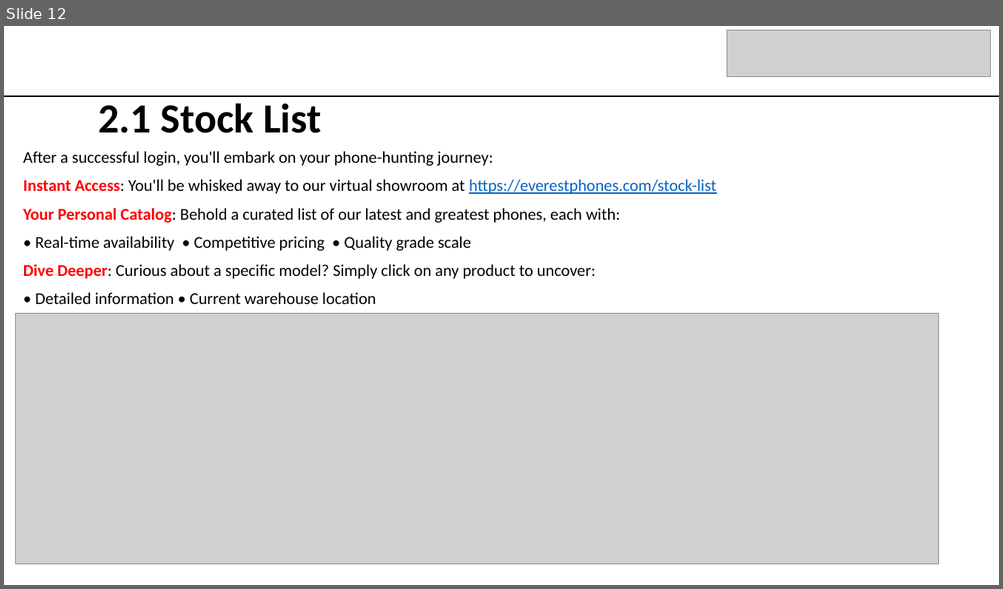
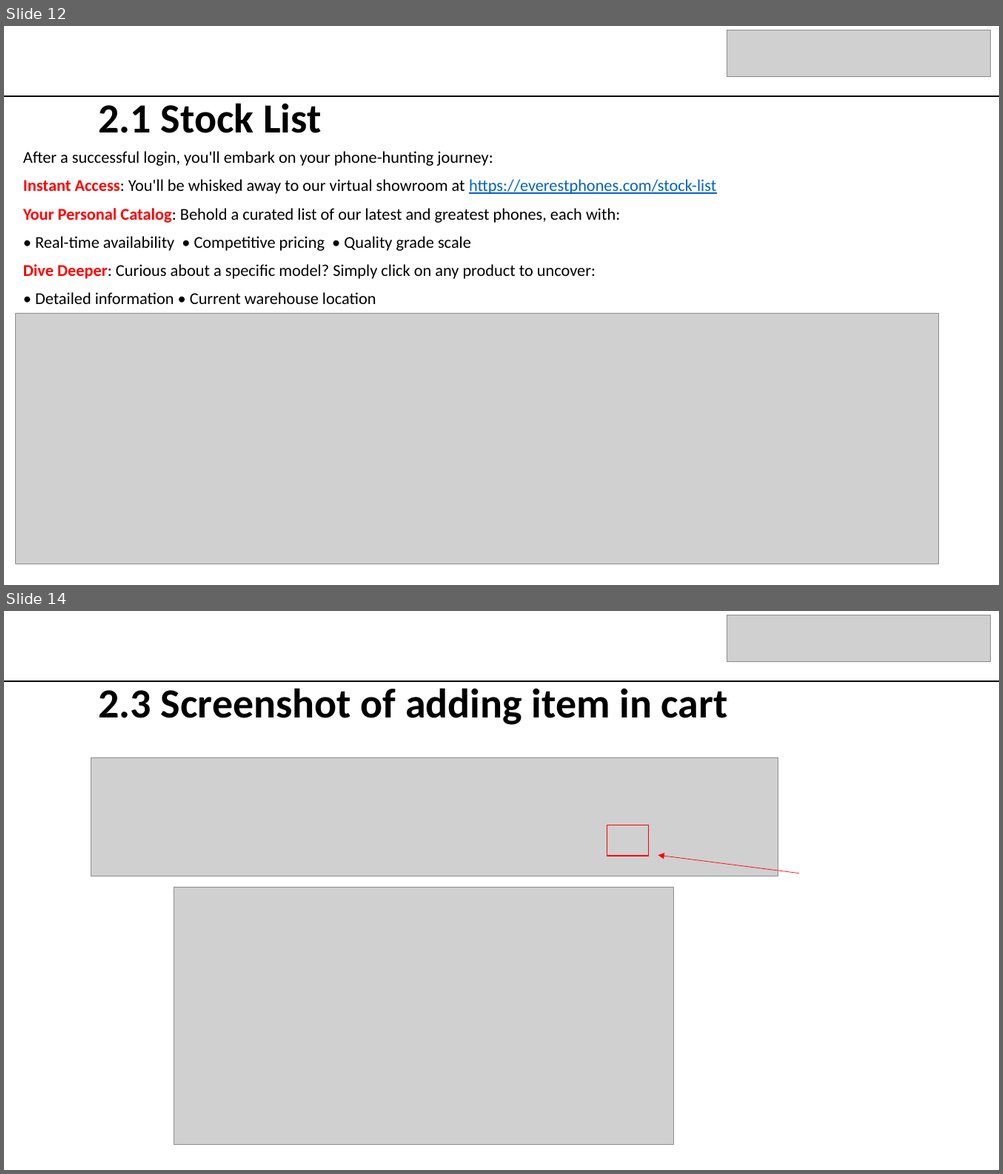
Before and after one commit to bidhan948/Everest-Phones-User-Manual, a slide deck: EVEREST PHONES.pptx. Shown one above the other, each under a label of ours: slide 12 before the commit, slides 12 and 14 after it; the slides between them are not shown. The pictures are 1003x589 and 1003x1174 pixels, drawn with LibreOffice and Linux fonts; fonts in the diff are those of the drawing; grey boxes stand for pictures. Boxes give left, top, right and bottom in pixels: in the first picture for what was removed or moved away, otherwise in the second. Text is boxed around its words. In the diff, an @@ line names an element or a change of style, - is before the commit and + after.

Commit message:
buying Item WIP

```diff
--- a/EVEREST PHONES.pptx
+++ b/EVEREST PHONES.pptx
@@ slide 14 added at <box>4,611,999,1170</box>, background #FFFFFF @@
@@ picture added at <box>727,615,990,663</box> @@
@@ line added from (4, 681) to (999, 681), #000000 1.5 pt @@
@@ title added at <box>99,688,728,725</box>, 40 pt, text #000000, bold @@
+2.3 Screenshot of adding item in cart
@@ picture added at <box>91,758,778,877</box> @@
@@ rectangle added at <box>607,825,649,856</box>, outline #FF0000 1 pt @@
@@ arrow added from (799, 874) to (657, 856), #FF0000 0.5 pt @@
@@ picture added at <box>174,887,673,1145</box> @@
```
Also in this commit, not shown: 1 slide changed, 1 other slide added, 1 slide removed.
